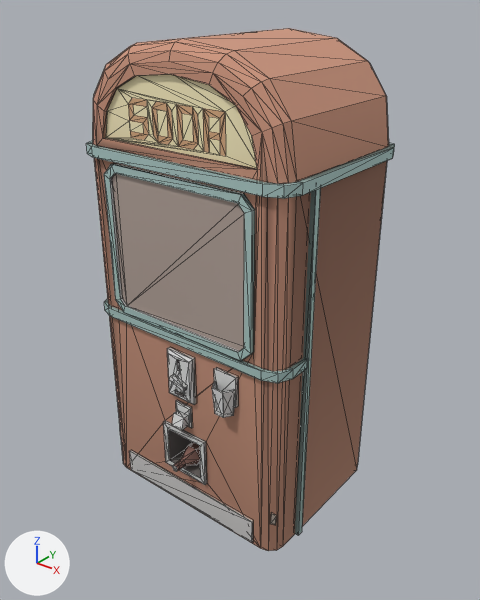
Two versions of the glTF model src/client/assets/props/racing/soda.glb, one commit apart.
Camera for both pictures: a 50 mm lens placed at (1.214, -1.505, 1.636), pointed at (0.019, -0.011, 0.709). Lighting does not change. The marker at lower left points along +X, +Y and +Z. The older version comes first. Mesh edges are drawn as thin lines. Vertices at exactly the same position are counted once.

Names of what the first picture shows: 'soda'.
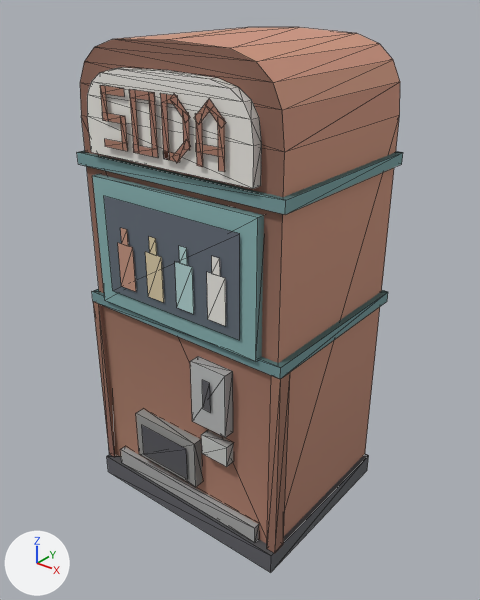
What differs and where, as boxes [x1, y1, x2, y2] in the pictures (480 x 600 px):
'soda', reshaped, rescaled: before [86, 28, 395, 551]; after [77, 27, 403, 573]
part 1 of me_soda, added (cyan): after [77, 150, 403, 215]
part 2 of me_soda, added: after [201, 430, 233, 467]
part 3 of me_soda, added: after [121, 447, 259, 543]
part 4 of me_soda, deleted (brown): before [93, 28, 389, 551]
part 5 of me_soda, deleted: before [86, 140, 395, 198]
part 6 of me_soda, deleted: before [104, 299, 307, 383]
part 7 of me_soda, deleted: before [167, 347, 196, 405]
part 8 of me_soda, deleted (brown): before [172, 442, 200, 472]
part 9 of me_soda, deleted: before [212, 381, 236, 418]
part 10 of me_soda, deleted: before [176, 400, 193, 428]
part 11 of me_soda, deleted: before [169, 374, 187, 392]
part 12 of me_soda, deleted: before [214, 368, 238, 408]
part 13 of me_soda, deleted: before [112, 173, 244, 351]
part 14 of me_soda, deleted: before [172, 411, 188, 430]
part 15 of me_soda, deleted: before [295, 188, 321, 535]
part 16 of me_soda, deleted: before [129, 450, 253, 542]
part 17 of me_soda, deleted: before [270, 513, 277, 525]
part 18 of me_soda, built on: after [80, 27, 400, 573]

What the commit changed:
me_soda is used by ob_soda; location (0.0, 0.0, 0.0).
me_soda had 621 vertices, 934 faces and spanned x -0.37..0.37, y -0.32..0.32, z 0.0..1.5.
me_soda now has 253 vertices, 259 faces and spans x -8148.0..8148.0, y -6807.0..6772.0, z 0.0..32767.0.
me_soda part 1: a new loose piece, a box spanning x -8148.0..8148.0, y -6226.0..6772.0, z 24903.0..25667.0, in mat_kit.
me_soda part 2: a new loose piece, a box spanning x 2184.0..4369.0, y -6553.0..-5789.0, z 6990.0..8519.0, in mat_kit.
me_soda part 3: a new loose piece, a box spanning x -6553.0..6553.0, y -6335.0..-5789.0, z 1529.0..2840.0, in mat_kit.
me_soda part 4: the loose piece of 199 vertices spanning x -0.35..0.35, y -0.28..0.28, z 0.03..1.5 is deleted.
me_soda part 5: the loose piece of 48 vertices spanning x -0.37..0.37, y -0.28..0.3, z 1.17..1.2 is deleted.
me_soda part 6: the loose piece of 32 vertices spanning x -0.37..0.37, y -0.28..-0.14, z 0.65..0.69 is deleted.
me_soda part 7: the loose piece of 28 vertices spanning x -0.05..0.05, y -0.28..-0.26, z 0.47..0.62 is deleted.
me_soda part 8: the loose piece of 24 vertices spanning x -0.04..0.04, y -0.32..-0.13, z 0.19..0.25 is deleted.
me_soda part 9: the loose piece of 16 vertices spanning x 0.14..0.22, y -0.31..-0.28, z 0.5..0.58 is deleted.
me_soda part 10: the loose piece of 12 vertices spanning x -0.03..0.03, y -0.27..-0.26, z 0.37..0.44 is deleted.
me_soda part 11: the loose piece of 8 vertices spanning x -0.03..0.03, y -0.3..-0.28, z 0.51..0.55 is deleted.
me_soda part 12: the loose piece of 8 vertices spanning x 0.14..0.22, y -0.28..-0.26, z 0.52..0.62 is deleted.
me_soda part 13: the loose piece of 8 vertices spanning x -0.25..0.25, y -0.27, z 0.71..1.14 is deleted.
me_soda part 14: the loose piece of 8 vertices spanning x -0.02..0.02, y -0.3..-0.27, z 0.37..0.41 is deleted.
me_soda part 15: the loose piece of 8 vertices spanning x 0.35..0.37, y -0.15..-0.13, z 0.03..1.18 is deleted.
me_soda part 16: the loose piece of 8 vertices spanning x -0.28..0.28, y -0.27..-0.26, z 0.04..0.12 is deleted.
me_soda part 17: the loose piece of 8 vertices spanning x 0.33..0.35, y -0.26..-0.24, z 0.13..0.19 is deleted.
me_soda part 18: 12 vertices removed from x -0.12..0.12, y 0.29..0.3, z 0.53..0.59; 229 vertices added at x -8148.0..8148.0, y -6807.0..6772.0, z 0.0..32767.0.
Other edits to the shape of me_soda do not show in these pictures.
Object 'soda' (ob_soda) is rescaled from (1.0, 1.0, 1.0) to (0.0000458, 0.0000458, 0.0000458).
